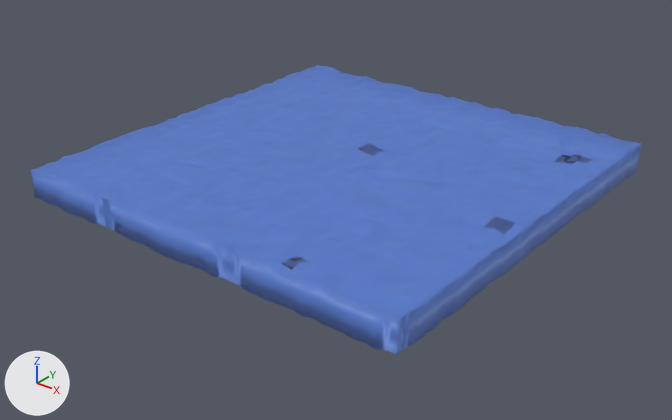
An edit to the Blender file bin/models/agua/agua.blend, drawn before and after from the same camera.
Rendered twice from a 50 mm lens placed at (13.84, -17.71, 10.13), pointed at (0.04, -0.47, -0.56). The axes (+X, +Y, +Z) are drawn at lower left. The lights are the same throughout.
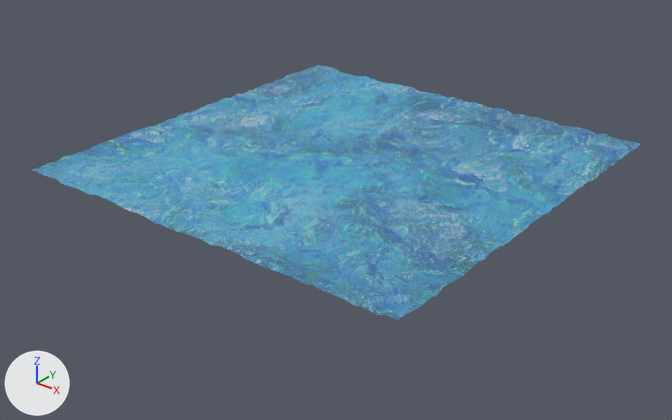
The newer file is also turned or shifted as a whole; pictures and numbers use the older file's frame.

Location of each change, [x1, y1, x2, y2] in pixels of the pictures (672 x 420 px):
'Plane.004', surface changed, reshaped (12% shorter): before [31, 65, 641, 355]; after [32, 65, 641, 320]
part 1 of me_plane_035, cut back: before [31, 66, 641, 355]; after [273, 143, 594, 270]

The change, as a diff of the scene's bpy script:
```diff
--- a/bin/models/agua/agua.blend.py
+++ b/bin/models/agua/agua.blend.py
@@ img_watertexture_jpg @@
+img_watertexture_jpg = load_image('WaterTexture.jpg', 'WaterTexture.jpg', 1024, 1024, 'sRGB')
@@ mat_watermaterial @@
 mat_watermaterial = principled_material('WaterMaterial')
-mat_watermaterial.base_color = (0.1, 0.241, 0.8)  # blue #5987e7
+mat_watermaterial.texture = img_watertexture_jpg
 mat_watermaterial.alpha = 0.638
@@ me_plane_035 @@
 # used by ob_plane_004; location = (0.0, 0.0, 0.0); scale = (5.66, 5.66, 1.77)
-me_plane_035.from_pydata(...)  # 19211 vertices, 19063 faces, 12 loose edges; spans x -1.0..1.0, y -1.0..1.0, z 0.0..0.49
+me_plane_035.from_pydata(...)  # 7925 vertices, 7743 faces; spans x -1.0..1.0, y -1.0..1.0, z -0.2..0.49
+# me_plane_035 part 1: 11204 vertices removed from x -1.0..1.0, y -1.0..1.0, z 0.0..0.49; 39 vertices added at x 0.02..0.93, y -0.93..0.66, z 0.45..0.49
 me_plane_035.materials.append(mat_watermaterial)
```
